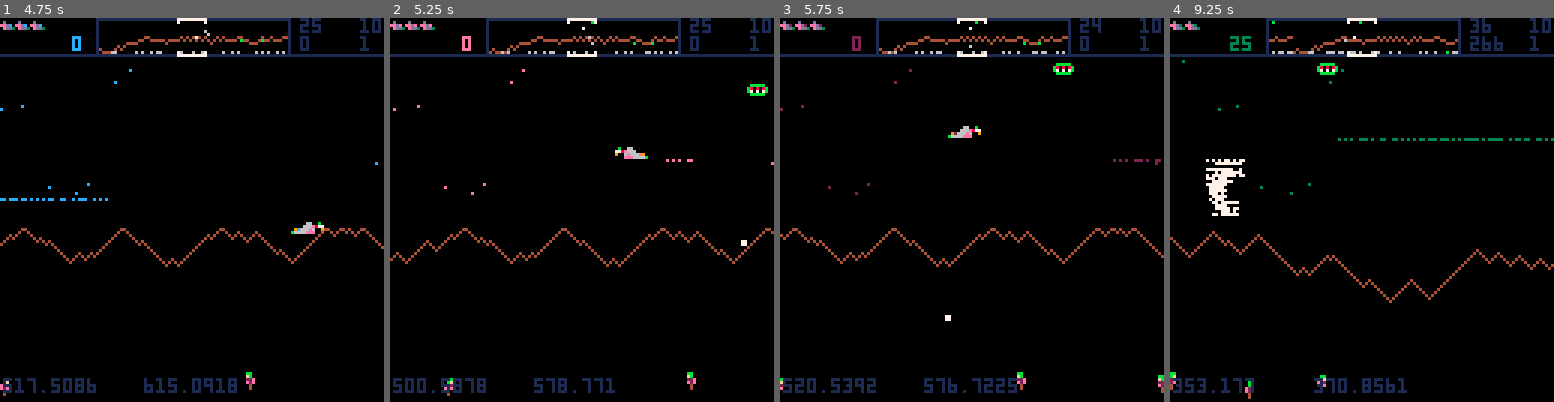
Above: before the commit, frames 1-4 (left to right).
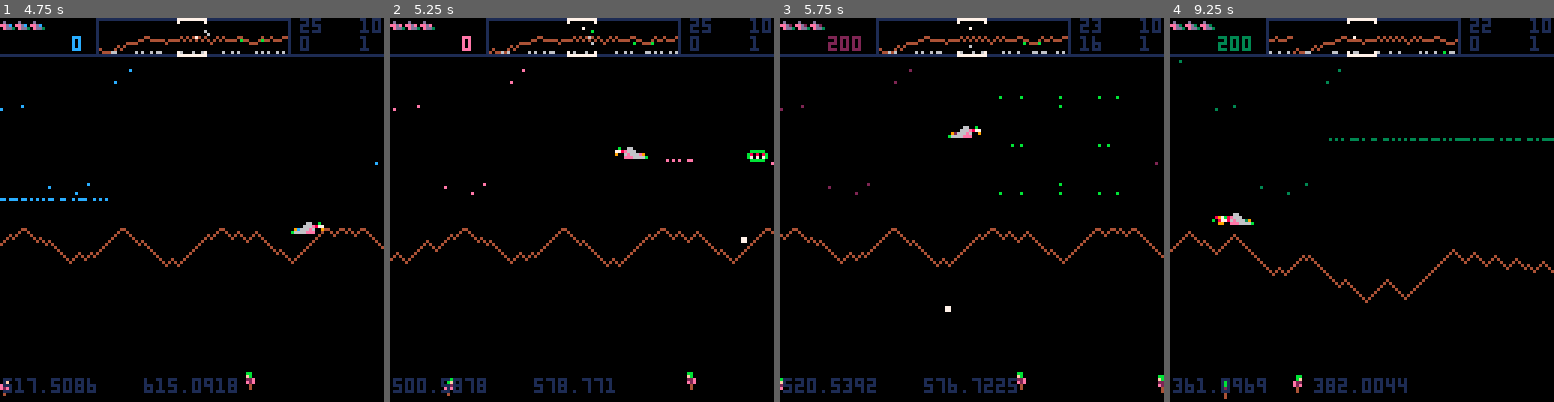
Above: after the commit, the same moments.

Repository: ggaughan/picodefender
Game: PICO-8 cartridge picodefender.p8
Same seed, same stepped clock (60 frames per second), same inputs: the game is played once before the commit and once after it.
Inputs:
- Up to frame 1 (4.75 s): tap X (X key) at 0.33, 1.07, 1.85, 2.97, 4.08 s; tap O (Z key) at 0.7, 1.7, 2.1, 2.5, 2.9, 3.3, 3.7, 4.1, 4.5 s; hold Right 1.6-2.1 s; hold Up 2.15-2.42 s; hold Right 2.47-3.03 s; hold Left 3.08-3.58 s; hold Down 3.63-3.97 s; hold Right 4.02-4.68 s; hold Up from 4.73 s (still down)
- Up to frame 2 (5.25 s): tap O (Z key) at 4.9 s; release Up at 5.03 s; hold Left from 5.08 s (still down); tap X (X key) at 5.2 s
- Up to frame 3 (5.75 s): tap O (Z key) at 5.3, 5.7 s; release Left at 5.68 s; hold Down from 5.73 s (still down)
- Up to frame 4 (9.25 s): release Down at 6.03 s; hold Right 6.08-6.58 s; tap O (Z key) every 0.4 s from 6.1 to 8.9 s; tap X (X key) at 6.32, 7.43, 8.55 s; hold Right 6.63-7.13 s; hold Up 7.18-7.45 s; hold Right 7.5-8.07 s; hold Left 8.12-8.62 s; hold Down 8.67-9 s; hold Right from 9.05 s (still down)

Frame 1 is identical in both runs. In frame 2, 0.3% of the frame differs, in the area x 52-99%, y 0-60%; in frame 3, 0.6%; in frame 4, 3.7%, in the area x 0-100%, y 0-100%.

Commit message:
Baiter tidy

Diff:
--- a/picodefender.p8
+++ b/picodefender.p8
@@ -516,10 +516,12 @@
 					end
 				elseif e.k == baiter then
 					-- ai
+					-- todo less overlap with other baiters
 					-- todo wrap/bug?
-					if abs(e.x - pl.x) > 32+rnd(16) then
+					local dx = abs(e.x - pl.x)
+					if dx > 32+rnd(16) then
 						-- todo need lazy here? yes to vary baiters
-						if abs(e.x - pl.x) < (rnd(256) - e.lazy) then
+						if dx < (rnd(256) - e.lazy) then
 						 if e.x < pl.x then
 							 e.dx = baiter_speed
 							else
@@ -538,7 +540,8 @@
  				  e.dx *= -1  -- random move
  				 end
 					end
-					if abs(e.y - pl.y) > 16+rnd(16) then
+					local dy = abs(e.y - pl.y)
+					if dy > 16+rnd(16) then
 					 if e.y < hudy + rnd(30) or (e.y < pl.y and e.dy<=0) then
 					 	e.dy = baiter_speed/3
 					 elseif e.y > 120 - rnd(30) or (e.y > pl.y and e.dy>=0) then
@@ -547,7 +550,7 @@
 					else
 						-- don't get too close/ram
 						e.dy = 0
- 				 if rnd() < 0.99 then
+ 				 if rnd() < 0.1 then
 	 				 if (e.y < pl.y) e.dy = -1  -- rand away
 	 				 if (e.y > pl.y) e.dy = 1  -- rand away
 	 				end
@@ -558,7 +561,7 @@
 
 					-- attack
 					-- todo wrap?
-					if abs(e.x - pl.x) < 128 then
+					if dx < 128 then
 						if rnd() < 0.015 then -- todo higher? var!
 						 -- todo?? sfx(7)
 							b=add_bullet(e.x, e.y, e, true)  -- track
@@ -1414,15 +1417,14 @@
 	local tx,ty = pl.x, pl.y  -- aim at player
 	-- todo if bad aimer, add miss (slow bv does this to some extent)
 	if track then
-	 -- todo also take account of e.dx and e.dy
-	 local proj_speed = bv + from.dx
+	 -- todo also take account of e.dy
+	 local proj_speed = bv + from.dx  -- todo remove from.dx?
 	 local pldx = cdx * pl.facing
 		local ta=pldx*pldx + pl.dy*pl.dy - proj_speed*proj_speed
 		local tb=2 * (pldx * (pl.x-b.x) + pl.dy * (pl.y - b.y))
 		local tc=(pl.x-b.x)*(pl.x-b.x) + (pl.y-b.y)*(pl.y-b.y)
 		local disc=tb*tb - 4 * ta * tc
 		if disc >= 0 then
-			printh("disc "..disc)
 			local t1=(-tb + sqrt(disc)) / (2*ta)
 			local t2
 			if disc ~= 0 then
@@ -1435,14 +1437,15 @@
 			if tt>0 then
 				tx = tt * pldx + pl.x
 				ty = tt * pl.dy + pl.y
-				printh("quadratic solved:"..tt.." ("..pldx..") -> "..tx..","..ty.." instead of "..pl.x..","..pl.y)
+				if (debug)	printh("quadratic solved:"..tt.." ("..pldx..") -> "..tx..","..ty.." instead of "..pl.x..","..pl.y)
 			 -- else none +ve (can't fire back in time)
 			end
-		-- else forget it - todo perhaps undo fire?
+		-- else no discriminant, forget it - todo perhaps undo fire?
 		end
 	end
 	--b.dx = ((tx - b.x)/128) * bullet_speed
  --b.dy = ((ty - b.y)/128) * bullet_speed
+ -- todo why 30!?
 	b.dx = ((tx - b.x)/30) * bv
  b.dy = ((ty - b.y)/30) * bv
 	b.t = t
@@ -1574,6 +1577,7 @@
 		end
 	 humans -= 1
 	 -- todo if humans == 0 then null space: convert all landers to mutants
+	 -- todo if no more landers/mutants (based on hit counts?) then kill all baiters?
 	end
 	if is_wave_complete() then
 	 pl.hit = time()  -- pause
@@ -1653,11 +1657,15 @@
 end
 
 
-function active_enemies(exclude_baiters)
+function active_enemies(include_only)
+ -- don't count baiters (and include_only, if given)
+ -- don't count bullet,mine,human
  local r = 0
 	for e in all(actors) do
-	 if e.k ~= baiter or (e.k == baiter and not exclude_baiters) then
-	  if (not(e.k == bullet or e.k == mine or e.k == human)) r+= 1
+	 if (include_only and e.k ~= include_only) then
+	   -- ignore
+	 else
+	  if (not(e.k == baiter or e.k == bullet or e.k == mine or e.k == human)) r+= 1
 	 end
  end
  return r
@@ -1666,13 +1674,13 @@
 function is_wave_complete()
 	local r = 0
  -- spawned (except generated baiters)
- r += active_enemies(true)
+ r += active_enemies()
 	-- plus yet to spawn
 	r += wave.landers
 	r += wave.bombers
 	r += wave.pods
 	-- todo? swarmers
-	-- note: baiters counted in active_enemies (since generated as needed)
+	-- note: baiters not counted towards completion
 	-- note: mutants don't spawn initially but they accrue during play
 	r += wave.mutants
 	printh("r="..r)
@@ -1826,7 +1834,7 @@
 		local age = t-wave.t
 		if age > wave_old*2 or (wave.landers == 0 and wave.bombers == 0 and wave.pods == 0) then
 			if age > wave_old*2 or (wave.mutants == 0) then -- todo: include here? active xor this i think?
-				local ae = active_enemies(true)  -- excludes baiters
+				local ae = active_enemies(lander) + active_enemies(mutant) -- excludes baiters
 				if ae < 5 or age > wave_old*2 then
 					if age > wave_old then  -- todo adjust for iwave?
 					 make = 1 -- remove: 5-ae
